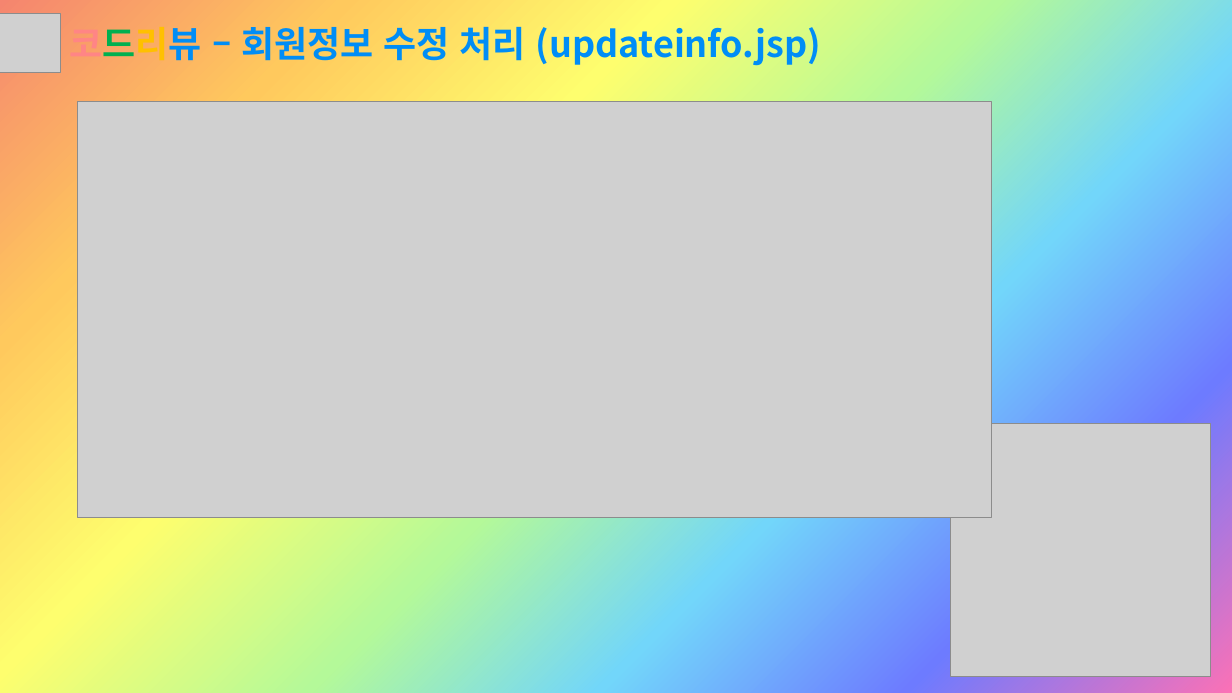
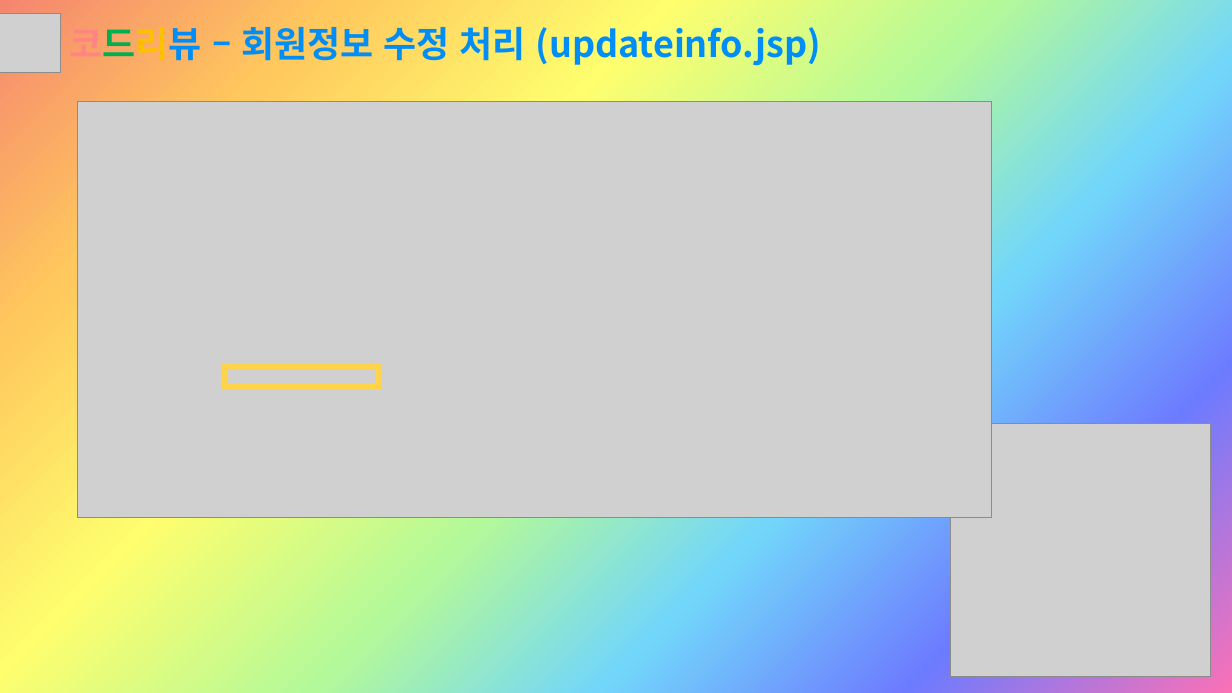
Before and after one commit to Sujin-Lim/DB-Project2, a slide deck: slide 19 of Button.pptx. Drawn at 1232x693 pixels with LibreOffice and Linux fonts; fonts in the diff are those of the drawing; grey boxes stand for pictures. Boxes give left, top, right and bottom in pixels: in the first picture for what was removed or moved away, otherwise in the second. Text is boxed around its words. In the diff, an @@ line names an element or a change of style, - is before the commit and + after.

```diff
--- a/Button.pptx
+++ b/Button.pptx
@@ rectangle added at <box>226,367,378,386</box>, outline #FFD44B 4.5 pt @@
```
Also in this commit, not shown: 2 other slides changed, 2 slides removed.
